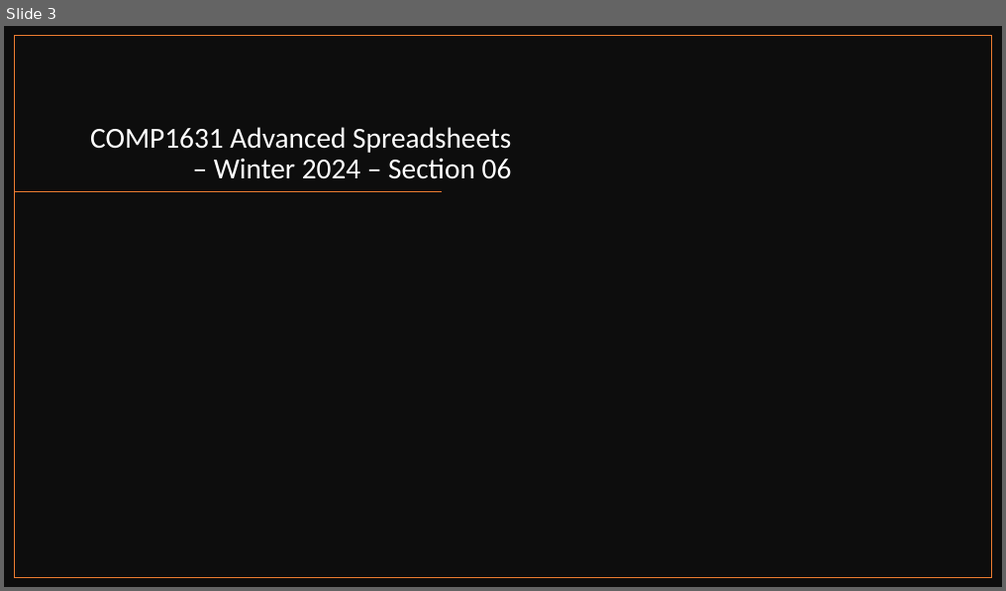
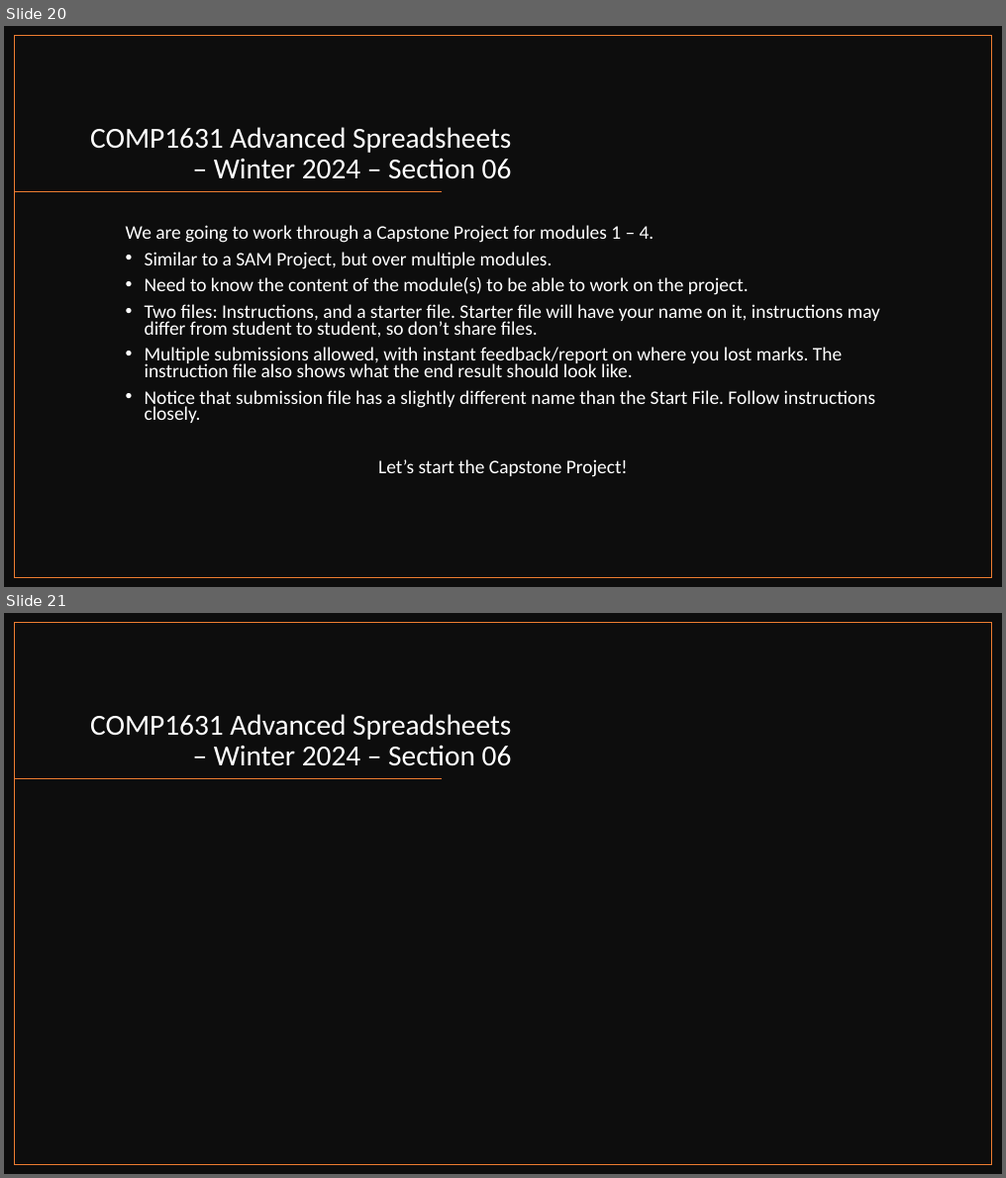
Before and after one commit to muktoakash/Teaching, a slide deck: COMP1631/Lecture_1.pptx. Shown one above the other, each under a label of ours: slide 3 before the commit, slides 20 and 21 after it. The pictures are 1006x591 and 1006x1178 pixels, drawn with LibreOffice and Linux fonts; fonts in the diff are those of the drawing. Boxes give left, top, right and bottom in pixels: in the first picture for what was removed or moved away, otherwise in the second. Text is boxed around its words. In the diff, an @@ line names an element or a change of style, - is before the commit and + after.

```diff
--- a/COMP1631/Lecture_1.pptx
+++ b/COMP1631/Lecture_1.pptx
@@ slide 20 added at <box>4,26,1002,587</box>, background #FFFFFF @@
@@ rectangle added at <box>4,26,1002,587</box>, fill #0D0D0D @@
@@ rectangle added at <box>15,36,992,578</box>, outline #ED7D31 1 pt @@
@@ title added at <box>90,127,512,179</box>, 28 pt, text #FFFFFF @@
+COMP1631 Advanced Spreadsheets – Winter 2024 – Section 06
@@ line added from (442, 192) to (15, 192), #ED7D31 1 pt @@
@@ text added at <box>126,225,880,477</box>, 18.5 pt, text #FFFFFF @@
+We are going to work through a Capstone Project for modules 1 – 4.
+• Similar to a SAM Project, but over multiple modules.
+• Need to know the content of the module(s) to be able to work on the project.
+• Two files: Instructions, and a starter file. Starter file will have your name on it, instructions may differ from student to student, so don’t share files.
+• Multiple submissions allowed, with instant feedback/report on where you lost marks. The instruction file also shows what the end result should look like.
+• Notice that submission file has a slightly different name than the Start File. Follow instructions closely.
+Let’s start the Capstone Project!
@@ what was slide 3 is now slide 21 @@
```
Also in this commit, not shown: 18 other slides added, 2 other files.
